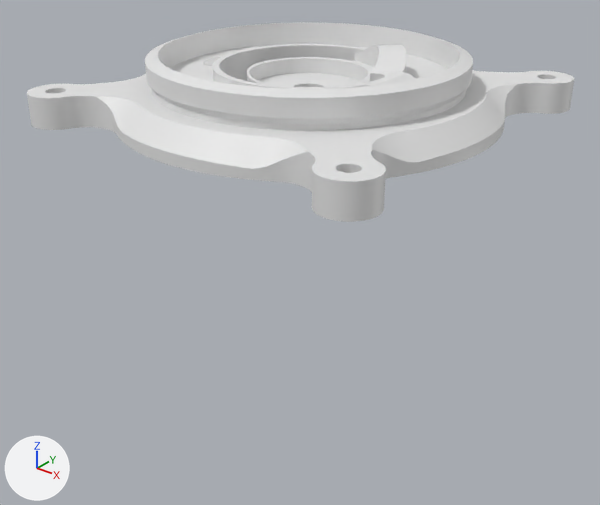
What one commit did to the COLLADA model blindbuy_description/meshes/ptz_base.dae.
Before and after are seen from a camera (50 mm lens) standing at (130.8, -167.1, 62.4) and looking at (-1.3, -1.9, -40.0). The lights are fixed; the arrows at lower left show +X, +Y and +Z. Where no turn or scale is listed for an object, it has been applied to the vertices.

Script lines for the objects in view, before the commit:
```python
me_basisplatte = bpy.data.meshes.new('Basisplatte')
me_basisplatte.from_pydata(...)  # 8027 vertices, 16074 faces; spans x -52.0..52.0, y -52.0..52.0, z 43.5..60.5
ob_base = bpy.data.objects.new('base', me_basisplatte)
ob_base.location = (0.0, 0.0, -43.5)
```
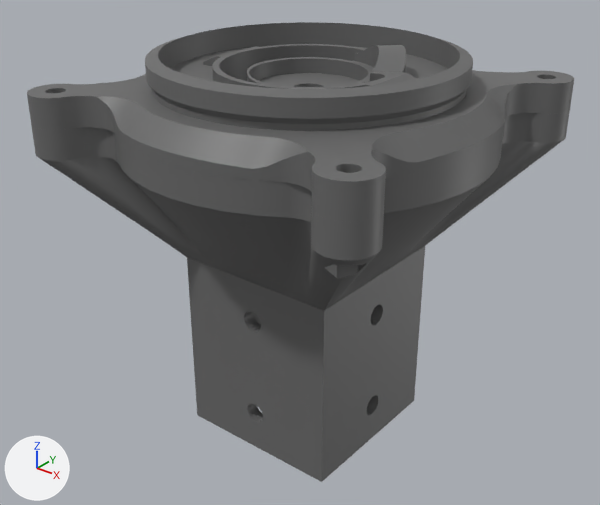
Where the change shows, as pixel boxes (x1, y1, x2, y2) in the pictures (600 x 505 px):
```json
{"object": "Body1.001", "change": "added", "after": [31, 110, 570, 482]}
{"object": "base", "change": "recoloured", "before": [27, 22, 574, 222], "after": [27, 22, 574, 222], "on screen": "white to grey"}
```

The change, as JSON lines over the scene's bpy script:
```json
{"op": "add", "block": "mat_abs", "code": ["mat_abs = principled_material('ABS')", "mat_abs.base_color = (0.145, 0.145, 0.145)  # dark grey #6a6a6a"]}
{"block": "me_basisplatte", "where": "me_basisplatte.from_pydata(...)  # 8027 vertices, 16074 faces; spans x -52.0..52.0, y -52.0..52.0, z 43.5..60.5"}
{"op": "add", "block": "me_basisplatte", "code": "me_basisplatte.materials.append(mat_abs)  # dark grey #6a6a6a"}
{"op": "add", "block": "me_body1_001", "code": ["me_body1_001 = bpy.data.meshes.new('Body1.001')", "me_body1_001.from_pydata(...)  # 4874 vertices, 9796 faces; spans x -52.0..52.0, y -52.0..52.0, z 0.0..94.0", "me_body1_001.materials.append(mat_abs)  # dark grey #6a6a6a"]}
{"op": "add", "block": "ob_body1_001", "code": ["ob_body1_001 = bpy.data.objects.new('Body1.001', me_body1_001)", "ob_body1_001.location = (0.0, 0.0, -94.0)"]}
```
